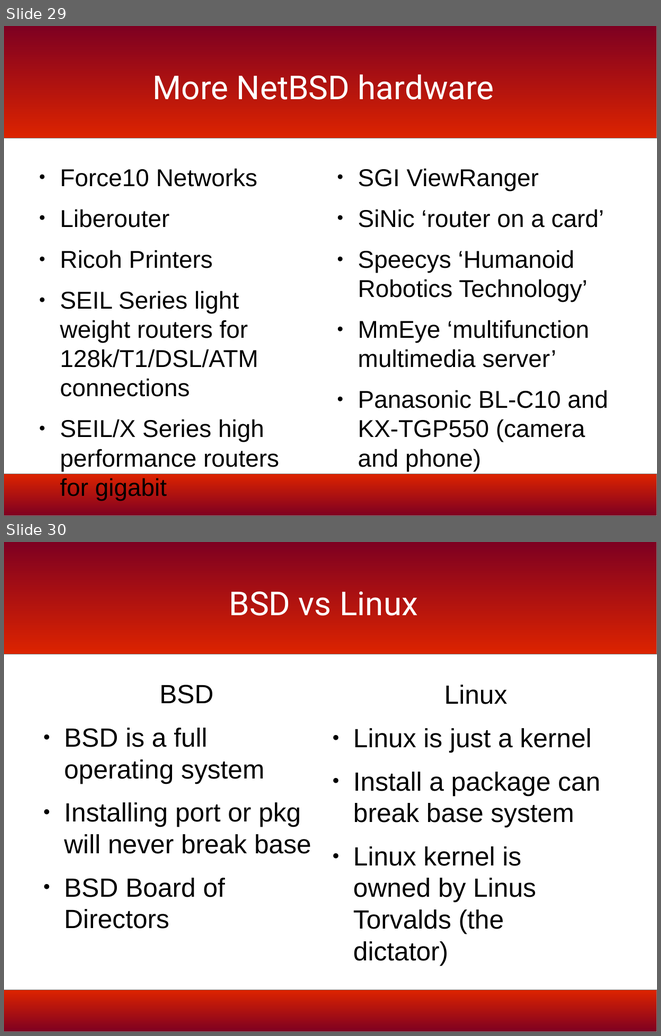
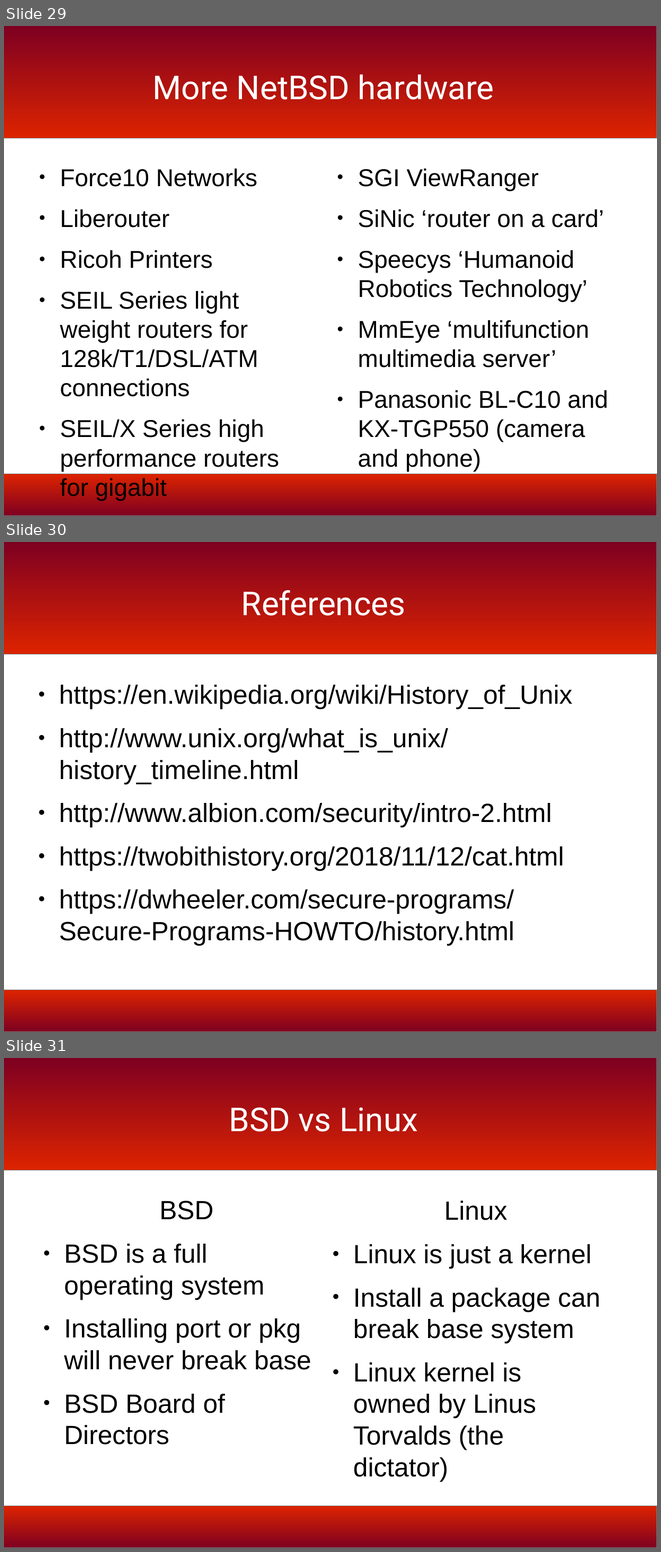
Before and after one commit to bmac2/BSD-Meetup-Files, a slide deck: bsd-history-slides.odp. Shown one above the other, each under a label of ours: slides 29 and 30 before the commit, slides 29, 30 and 31 after it. The pictures are 661x1036 and 661x1552 pixels, drawn with LibreOffice and Linux fonts; fonts in the diff are those of the drawing; background and template pictures are left out. Boxes give left, top, right and bottom in pixels: in the first picture for what was removed or moved away, otherwise in the second. Text is boxed around its words. In the diff, an @@ line names an element or a change of style, - is before the commit and + after.

```diff
--- a/bsd-history-slides.odp
+++ b/bsd-history-slides.odp
@@ slide 30 added at (4,542,657,1032), background #FFFFFF; not listed: 2 template elements that a slide beside it also shows @@
@@ title added at (241,590,406,616), 40 pt, text #FFFFFF @@
+References
@@ text added at (59,685,573,945), 32 pt, text #000000 @@
+● https://en.wikipedia.org/wiki/History_of_Unix
+● http://www.unix.org/what_is_unix/history_timeline.html
+● http://www.albion.com/security/intro-2.html
+● https://twobithistory.org/2018/11/12/cat.html
+● https://dwheeler.com/secure-programs/Secure-Programs-HOWTO/history.html
@@ what was slide 30 is now slide 31 @@
```
Also in this commit, not shown: 1 slide changed, 1 other slide added, 1 other file.
